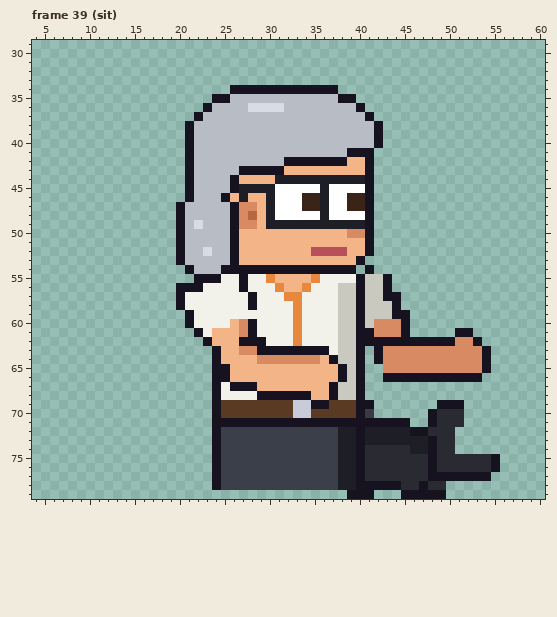
Two states of a pixel-art file, sprites/clients/client_vetdoc_b_right_anim.aseprite. Above is the file before it was changed.
64x80 pixels, 129 frames. Colours within 5 levels of each other are drawn and written as one. Shown: frame 39 (sit): x 4..60, y 29..79. The commit also changed other frames, which this record leaves out.
After:
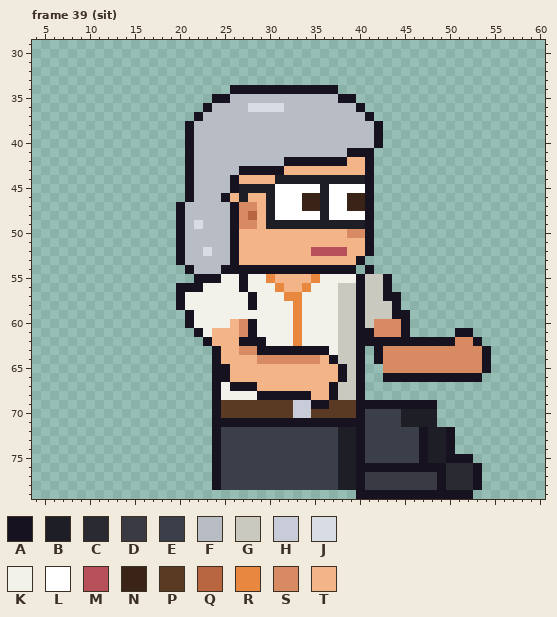
Palette (. is transparent): A #17121f  B #1e1e26  C #2a2a33  D #3a3a44  E #3a3f4a  F #b8bcc4  G #c9c9c0  H #c8ccd8  J #d8dce4  K #f2f2ea  L #ffffff  M #b8505a  N #3a2418  P #5a3a22  Q #b8663f  R #e8883e  S #d88a62  T #f3b488
Change:
--- frame 39 (sit), layers "Pants", "Shoes"
@@ x 37..57 @@
 68 AGGA.................
-69 PPPAA.......AAA......
-70 PPPAD......ACCC......
-71 AAAAAAAAA..ACCC......
-72 EBBABBBBBAACCC.......
-73 EBBABBBBBBBACC.......
-74 EBBACCCCCBBACC.......
-75 EBBACCCCCCCACCCCCCA..
-76 EBBACCCCCCCACCCCCCA..
-77 EBBACCCCCCCAAAAAAA...
-78 EBBAAAAACCACC........
-79 ..AAA...AAAAA........
+69 PPPAAAAAAAAA.........
+70 PPPAEEEEBBBB.........
+71 AAAAEEEEBBBB.........
+72 EBBAEEEEEEABBA.......
+73 EBBAEEEEEEABBA.......
+74 EBBAEEEEEEABBA.......
+75 EBBAEEEEEEABBAAA.....
+76 EBBAAAAAAAAAACCCA....
+77 EBBADDDDDDDDACCCA....
+78 EBBADDDDDDDDACCCA....
+79 ...AAAAAAAAAAAAA.....
Boxes around the changes in both pictures, in picture pixels (x1, y1, x2, y2):
changed: (347, 400, 500, 499)
